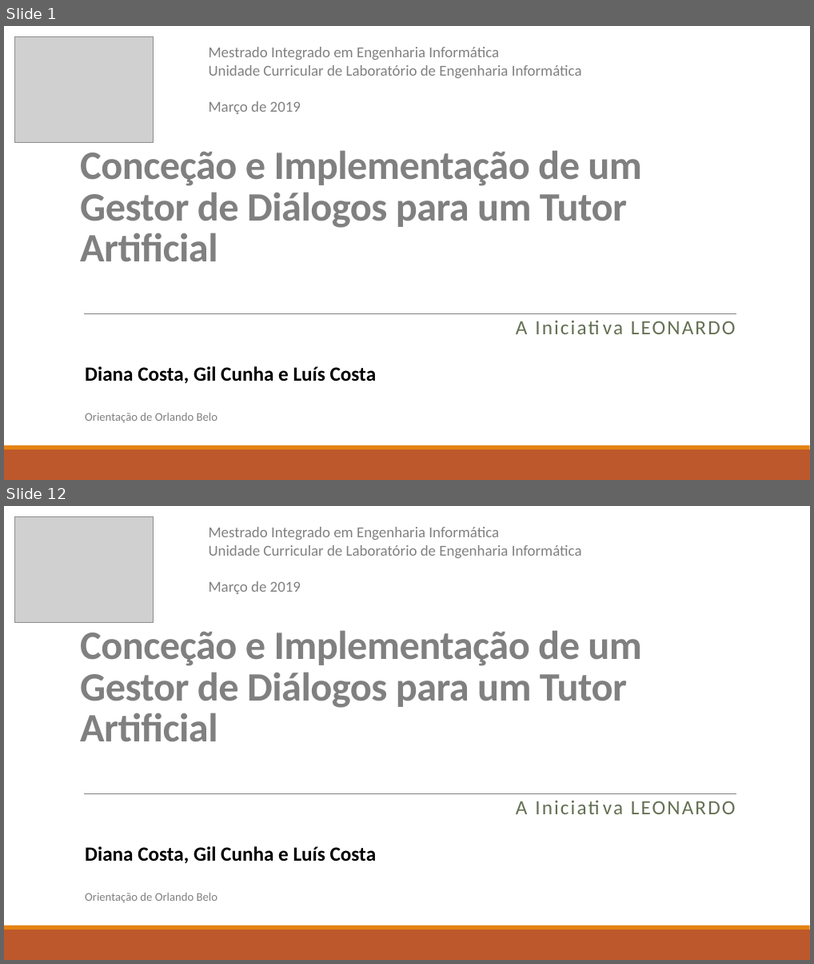
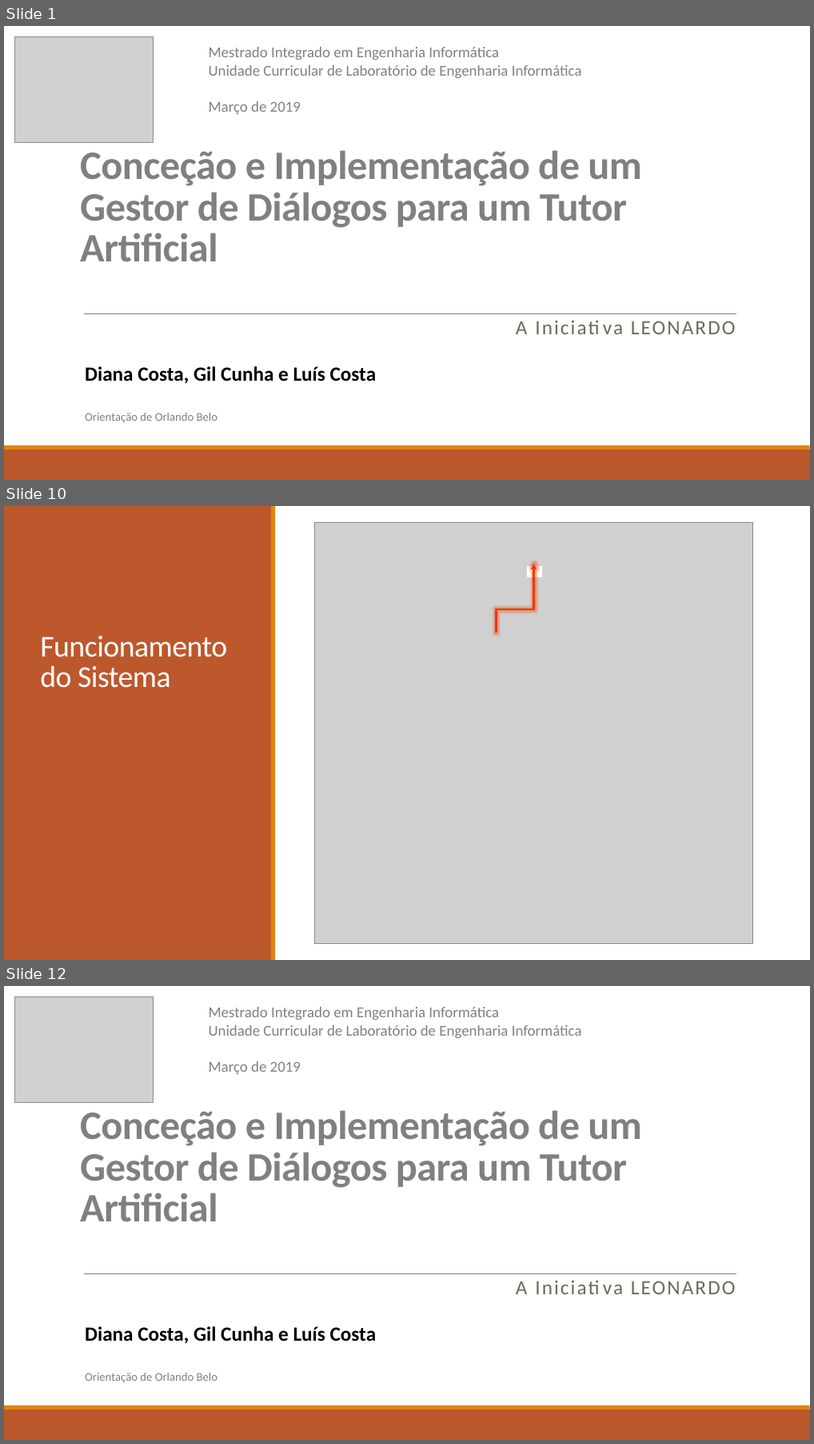
Before and after one commit to diisnc/Dialog_Agent_1819, a slide deck: Report/presentation_2_Diana.pptx. Shown one above the other, each under a label of ours: slides 1 and 12 before the commit, slides 1, 10 and 12 after it; the slides between them are not shown. The pictures are 814x964 and 814x1444 pixels, drawn with LibreOffice and Linux fonts; fonts in the diff are those of the drawing; grey boxes stand for pictures. Boxes give left, top, right and bottom in pixels: in the first picture for what was removed or moved away, otherwise in the second. Text is boxed around its words. In the diff, an @@ line names an element or a change of style, - is before the commit and + after.

```diff
--- a/Report/presentation_2_Diana.pptx
+++ b/Report/presentation_2_Diana.pptx
@@ slide 10 added at [4,506,810,960], background #FFFFFF @@
@@ rectangle added at [4,506,272,960], fill #BD582C @@
@@ rectangle added at [271,506,276,960], fill #E48312 @@
@@ picture added at [315,523,754,944] @@
@@ elbow arrow added from (497, 632) to (534, 564), #FF3300 2.25 pt @@
@@ rectangle added at [528,567,542,576], fill #FFFFFF, outline #FFFFFF 1.25 pt @@
@@ title added at [40,636,227,688], 36 pt, text #FFFFFF @@
+Funcionamento do Sistema
```
Also in this commit, not shown: 2 slides changed, 7 other slides added, 8 slides removed, 2 other files.
